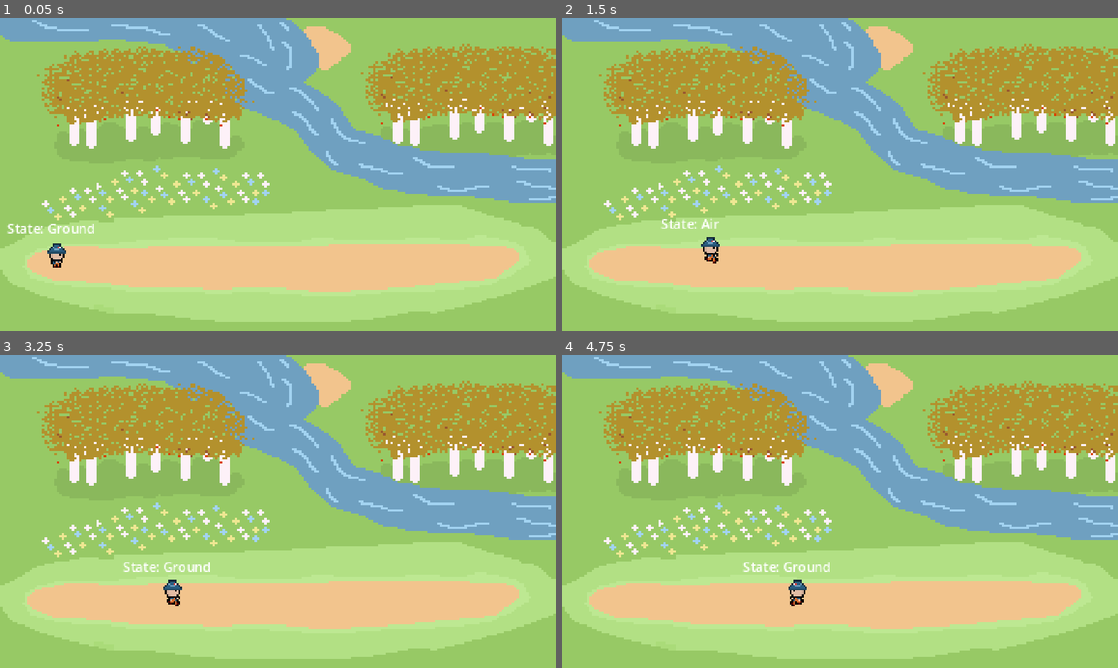
Above: before the commit, frames 1-4 (two rows, left to right).
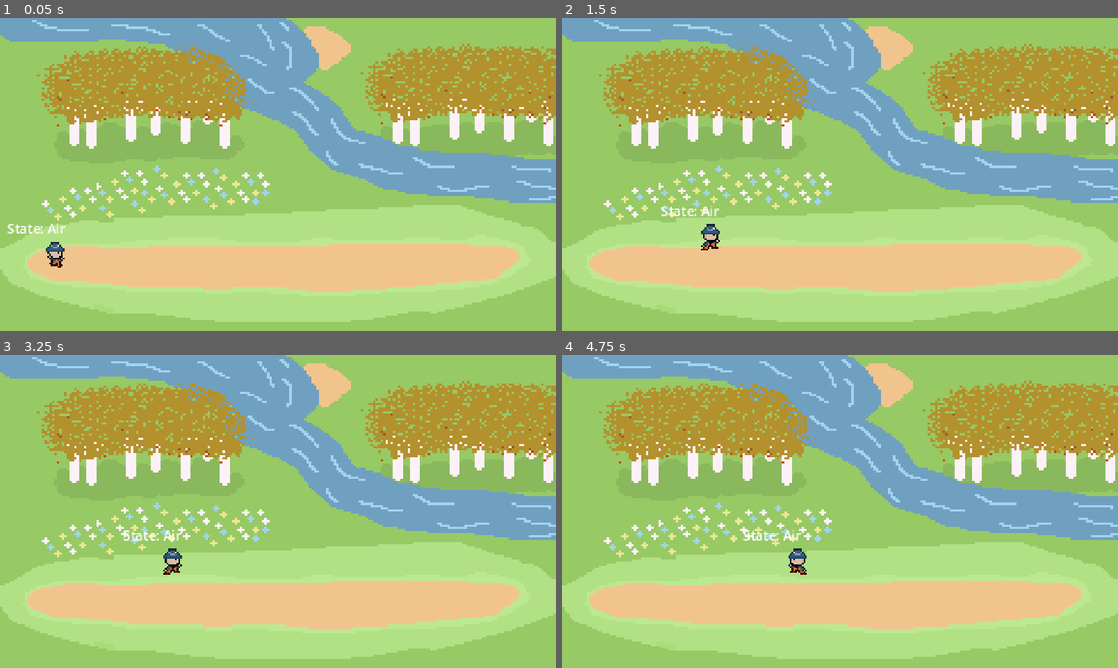
Above: after the commit, the same moments.

Repository: peterfgeorge/FishermanFred
Game: Godot game, scene res://scenes/BattleScene.tscn
Two runs of this game, one before a commit and one after it. Both use one fixed random seed, a clock stepped at 60 frames per second and the inputs below.
Inputs:
- Up to frame 1 (0.05 s): no input
- Up to frame 2 (1.5 s): tap Enter at 0.5 s; hold Space (jump) 0.53-1.28 s; hold Right (right) from 0.53 s (still down); tap Space (jump) at 1.35 s
- Up to frame 3 (3.25 s): tap Space (jump) at 1.52, 1.82, 2.85, 3.02 s; release Right (right) at 2.03 s; hold A (left) 2.03-2.78 s; hold Space (jump) 2.03-2.78 s; hold Right (right) from 2.78 s (still down)
- Up to frame 4 (4.75 s): tap Space (jump) at 3.32, 4.35, 4.52 s; hold Space (jump) 3.53-4.28 s; release Right (right) at 4.28 s; hold A (left) from 4.28 s (still down)

The runs differ from the first frame. In frame 1, 0.3% of the frame differs, in the area x 8-17%, y 65-80%; in frame 2, 0.6%; in frame 3, 0.7%, in the area x 22-38%, y 55-81%; in frame 4, 0.7%.

Commit message:
Player movement finally works with animation tree -- will have to go back later and clean up this movement

Diff:
--- a/player/AirState.gd
+++ b/player/AirState.gd
@@ -3,7 +3,12 @@
 class_name AirState
 
 @export var ground_state : State
+@export var fall_animation : String = "Fall"
 
 func state_process(delta):
 	if(character.is_on_floor()):
 		next_state = ground_state
+
+func _physics_process(delta):
+	if (character.velocity.y > 0 && !character.is_on_floor()):
+		playback.travel(fall_animation)
--- a/player/GroundState.gd
+++ b/player/GroundState.gd
@@ -2,7 +2,7 @@
 
 class_name GroundState
 
-@export var jump_velocity : float = -150.0
+@export var jump_velocity : float = -350.0
 @export var air_state : State
 @export var jump_animation : String = "Jump"
 
@@ -14,3 +14,10 @@
 	character.velocity.y = jump_velocity
 	next_state = air_state
 	playback.travel(jump_animation)
+
+func on_enter():
+	playback.travel("Run")
+
+func state_process(delta):
+	if(!character.is_on_floor()):
+		next_state = air_state
--- a/player/Player.gd
+++ b/player/Player.gd
@@ -1,8 +1,6 @@
 extends CharacterBody2D
 
 @export var speed : float = 200.0
-
-@export var double_jump_velocity : float = -100
 
 @onready var animated_sprite : AnimatedSprite2D = $AnimatedSprite2D
 @onready var animation_tree : AnimationTree = $AnimationTree
@@ -10,10 +8,7 @@
 
 # Get the gravity from the project settings to be synced with RigidBody nodes.
 var gravity = ProjectSettings.get_setting("physics/2d/default_gravity")
-var has_double_jumped : bool = false
-var animation_locked : bool = false
 var direction : Vector2 = Vector2.ZERO
-var was_in_air : bool = false
 
 func _ready():
 	animation_tree.active = true
@@ -22,21 +17,6 @@
 	# Add the gravity.
 	if not is_on_floor():
 		velocity.y += gravity * delta
-		was_in_air = true
-	else:
-		has_double_jumped = false
-
-		if was_in_air == true:
-			land()
-
-		was_in_air = false
-
-	# Handle Jump.
-	#if Input.is_action_just_pressed("jump"):
-		#if is_on_floor():
-			## Normal jump from floor
-			# jump()
-
 
 	# Get the input direction and handle the movement/deceleration.
 	# As good practice, you should replace UI actions with custom gameplay actions.
@@ -49,10 +29,10 @@
 		velocity.x = move_toward(velocity.x, 0, speed)
 
 	move_and_slide()
-	update_animation()
+	update_animation_parameters()
 	update_facing_direction()
 
-func update_animation():
+func update_animation_parameters():
 	animation_tree.set("parameters/Run/blend_position", direction.x)
 
 func update_facing_direction():
@@ -60,16 +40,3 @@
 		animated_sprite.flip_h = false
 	elif direction.x < 0:
 		animated_sprite.flip_h = true
-
-#func jump():
-	#velocity.y = jump_velocity
-	#animated_sprite.play("jump_start")
-	#animation_locked = true
-
-func land():
-	#animated_sprite.play("jump_end")
-	animation_locked = true
-
-#func _on_animated_sprite_2d_animation_finished():
-	#if(["jump_end", "jump_start", "jump_double"].has(animated_sprite.animation)):
-		#animation_locked = false
--- a/player/Player.tscn
+++ b/player/Player.tscn
@@ -1,11 +1,10 @@
-[gd_scene load_steps=40 format=3 uid="uid://ddypug6kvsg67"]
+[gd_scene load_steps=39 format=3 uid="uid://ddypug6kvsg67"]
 
 [ext_resource type="Script" path="res://player/Player.gd" id="1_xkux6"]
 [ext_resource type="Texture2D" uid="uid://cs0f0xk6oxfj4" path="res://assets/sprites/player/spriteSheet/PlayerSpriteSheet.png" id="2_7n2f4"]
 [ext_resource type="Script" path="res://player/CharacterStateMachine.gd" id="3_7f5hw"]
 [ext_resource type="Script" path="res://player/GroundState.gd" id="4_0m12i"]
 [ext_resource type="Script" path="res://player/AirState.gd" id="5_44a3w"]
-[ext_resource type="Script" path="res://player/LandingState.gd" id="6_nydj8"]
 [ext_resource type="Script" path="res://player/StateDebugLabel.gd" id="7_1f44g"]
 
 [sub_resource type="RectangleShape2D" id="RectangleShape2D_bx27u"]
@@ -324,24 +323,23 @@
 [sub_resource type="AnimationNodeStateMachineTransition" id="AnimationNodeStateMachineTransition_vd23y"]
 advance_mode = 2
 
-[sub_resource type="AnimationNodeStateMachineTransition" id="AnimationNodeStateMachineTransition_ien1g"]
-
-[sub_resource type="AnimationNodeStateMachineTransition" id="AnimationNodeStateMachineTransition_b7n8w"]
-advance_mode = 2
-
-[sub_resource type="AnimationNodeStateMachineTransition" id="AnimationNodeStateMachineTransition_l04ng"]
-advance_mode = 2
+[sub_resource type="AnimationNodeStateMachineTransition" id="AnimationNodeStateMachineTransition_3wkl3"]
+
+[sub_resource type="AnimationNodeStateMachineTransition" id="AnimationNodeStateMachineTransition_q7tkc"]
+
+[sub_resource type="AnimationNodeStateMachineTransition" id="AnimationNodeStateMachineTransition_3e8mq"]
+advance_condition = &"is_on_floor()"
 
 [sub_resource type="AnimationNodeStateMachine" id="AnimationNodeStateMachine_yylk0"]
 states/End/position = Vector2(912, 100.188)
-states/Fall/node = SubResource("AnimationNodeAnimation_awpwg")
-states/Fall/position = Vector2(624.066, -47.935)
-states/Jump/node = SubResource("AnimationNodeAnimation_jkr0u")
-states/Jump/position = Vector2(449.066, -48.56)
+states/Fall/node = SubResource("AnimationNodeAnimation_rjqjv")
+states/Fall/position = Vector2(634.566, -27.06)
+states/Jump/node = SubResource("AnimationNodeAnimation_vts85")
+states/Jump/position = Vector2(449.566, -71.56)
 states/Run/node = SubResource("AnimationNodeBlendSpace1D_13sey")
-states/Run/position = Vector2(456.567, 100.156)
+states/Run/position = Vector2(456.567, 100.172)
 states/Start/position = Vector2(17.5, 100.25)
-transitions = ["Start", "Run", SubResource("AnimationNodeStateMachineTransition_vd23y"), "Run", "Jump", SubResource("AnimationNodeStateMachineTransition_ien1g"), "Jump", "Fall", SubResource("AnimationNodeStateMachineTransition_b7n8w"), "Fall", "Run", SubResource("AnimationNodeStateMachineTransition_l04ng")]
+transitions = ["Start", "Run", SubResource("AnimationNodeStateMachineTransition_vd23y"), "Run", "Jump", SubResource("AnimationNodeStateMachineTransition_3wkl3"), "Jump", "Fall", SubResource("AnimationNodeStateMachineTransition_q7tkc"), "Fall", "Run", SubResource("AnimationNodeStateMachineTransition_3e8mq")]
 graph_offset = Vector2(-410.434, -130.56)
 
 [node name="Player" type="CharacterBody2D"]
@@ -365,9 +363,11 @@
 }
 
 [node name="AnimationTree" type="AnimationTree" parent="."]
+callback_mode_method = 1
 tree_root = SubResource("AnimationNodeStateMachine_yylk0")
 anim_player = NodePath("../AnimationPlayer")
-parameters/Run/blend_position = 0.003
+parameters/conditions/is_on_floor() = false
+parameters/Run/blend_position = -0.000523806
 
 [node name="CharacterStateMachine" type="Node" parent="." node_paths=PackedStringArray("character", "animation_tree", "current_state")]
 script = ExtResource("3_7f5hw")
@@ -382,10 +382,6 @@
 [node name="Air" type="Node" parent="CharacterStateMachine" node_paths=PackedStringArray("ground_state")]
 script = ExtResource("5_44a3w")
 ground_state = NodePath("../Ground")
-
-[node name="Landing" type="Node" parent="CharacterStateMachine"]
-script = ExtResource("6_nydj8")
-can_move = false
 
 [node name="StateDebugLabel" type="Label" parent="." node_paths=PackedStringArray("state_machine")]
 offset_left = -29.0
--- a/player/State.gd
+++ b/player/State.gd
@@ -19,3 +19,6 @@
 
 func on_exit():
 	pass
+
+func is_on_floor():
+	pass
--- a/scenes/BattleScene.tscn
+++ b/scenes/BattleScene.tscn
@@ -17,20 +17,20 @@
 texture = ExtResource("1_586xg")
 centered = false
 
+[node name="Player" parent="." instance=ExtResource("2_2ck58")]
+position = Vector2(116, 491)
+scale = Vector2(3.5, 3.5)
+
 [node name="StaticBody2D" type="StaticBody2D" parent="."]
 
-[node name="CollisionShape2D" type="CollisionShape2D" parent="StaticBody2D"]
+[node name="CollisionShape2D3" type="CollisionShape2D" parent="StaticBody2D"]
 position = Vector2(561, 530)
 shape = SubResource("RectangleShape2D_iekxx")
 
-[node name="CollisionShape2D2" type="CollisionShape2D" parent="StaticBody2D"]
+[node name="CollisionShape2D4" type="CollisionShape2D" parent="StaticBody2D"]
 position = Vector2(27, 408)
 shape = SubResource("RectangleShape2D_demf0")
 
-[node name="CollisionShape2D3" type="CollisionShape2D" parent="StaticBody2D"]
+[node name="CollisionShape2D5" type="CollisionShape2D" parent="StaticBody2D"]
 position = Vector2(1095, 408)
 shape = SubResource("RectangleShape2D_demf0")
-
-[node name="Player" parent="." instance=ExtResource("2_2ck58")]
-position = Vector2(116, 491)
-scale = Vector2(3.5, 3.5)
Not shown: 1 places in player/Player.tscn that only renumber resources
